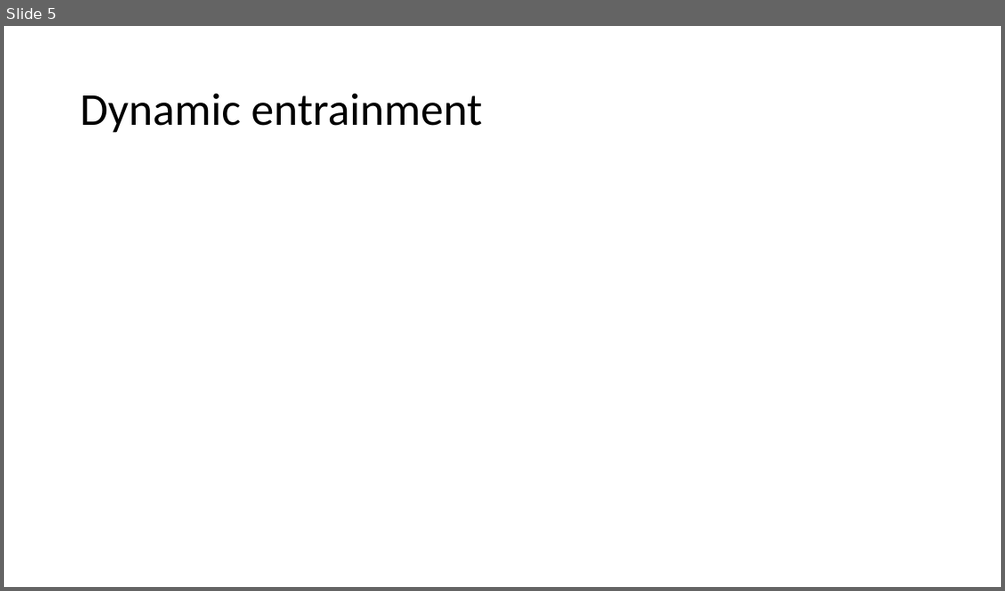
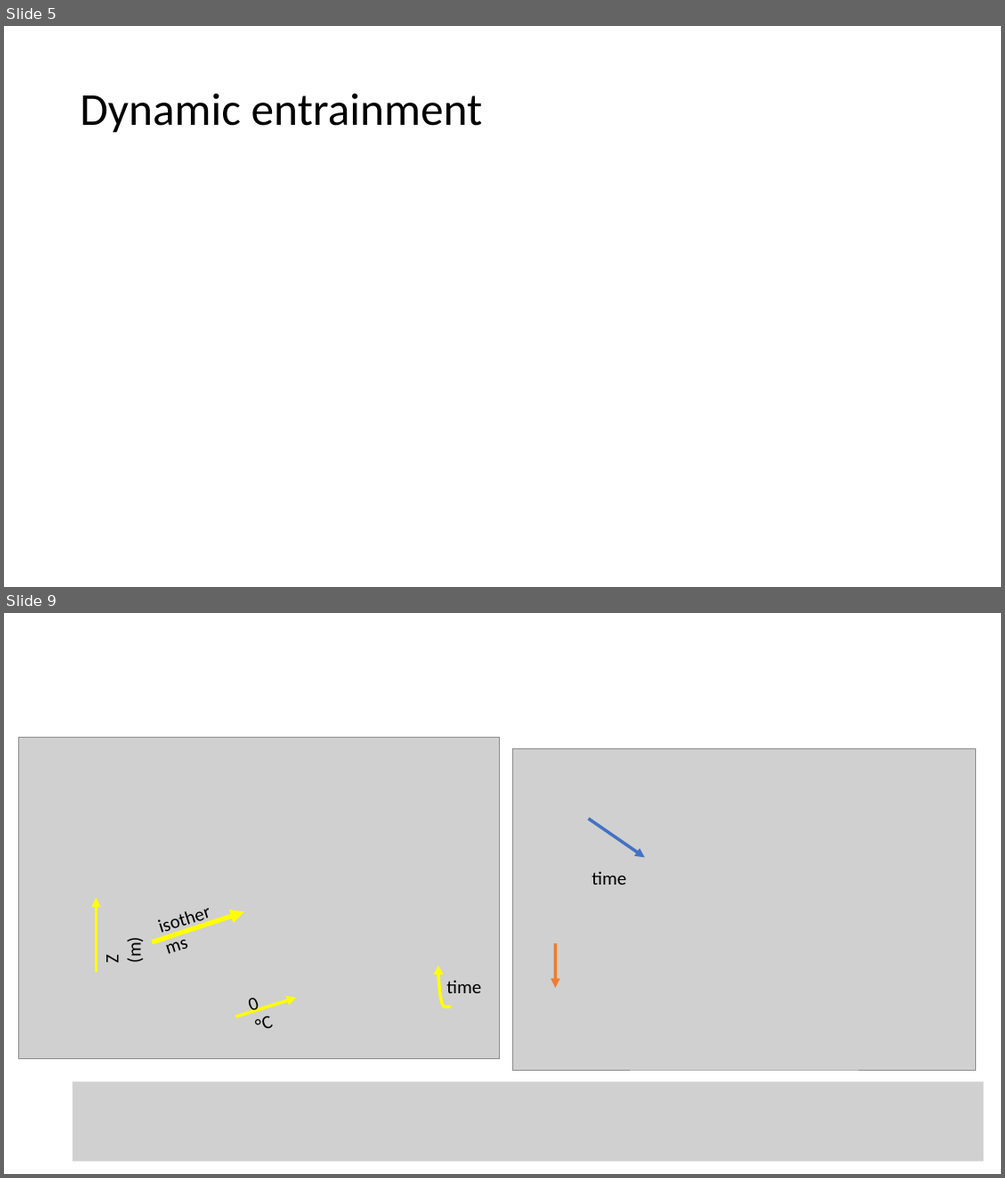
Before and after one commit to meteoNL/CloudParcelModel_SOACproject, a slide deck: model_representation.pptx. Shown one above the other, each under a label of ours: slide 5 before the commit, slides 5 and 9 after it; the slides between them are not shown. The pictures are 1005x591 and 1005x1178 pixels, drawn with LibreOffice and Linux fonts; fonts in the diff are those of the drawing; grey boxes stand for pictures. Boxes give left, top, right and bottom in pixels: in the first picture for what was removed or moved away, otherwise in the second. Text is boxed around its words. In the diff, an @@ line names an element or a change of style, - is before the commit and + after.

```diff
--- a/model_representation.pptx
+++ b/model_representation.pptx
@@ slide 9 added at (4,613,1001,1174), background #FFFFFF @@
@@ picture added at (512,749,975,1070) @@
@@ arrow added from (589, 819) to (645, 858), #4472C4 3 pt @@
@@ text added at (591,871,626,884), 18 pt, text #000000 @@
+time
@@ curved arrow added from (555, 943) to (555, 988), #ED7D31 3 pt @@
@@ group added at (19,737,500,1059): 4 texts, 3 arrows, 1 picture, 1 curved arrow @@
+isotherms
+Z (m)
+0 °C
+time
@@ picture added at (73,1082,984,1161) @@
```
Also in this commit, not shown: 7 slides changed, 2 slides removed, 1 other file.
